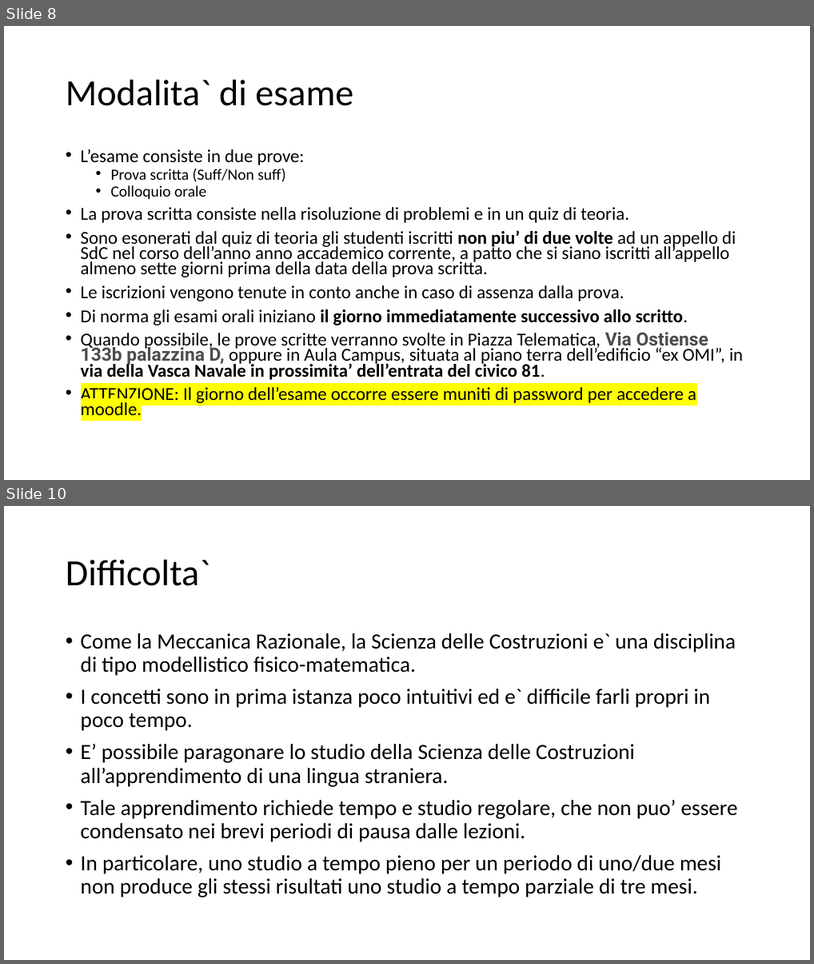
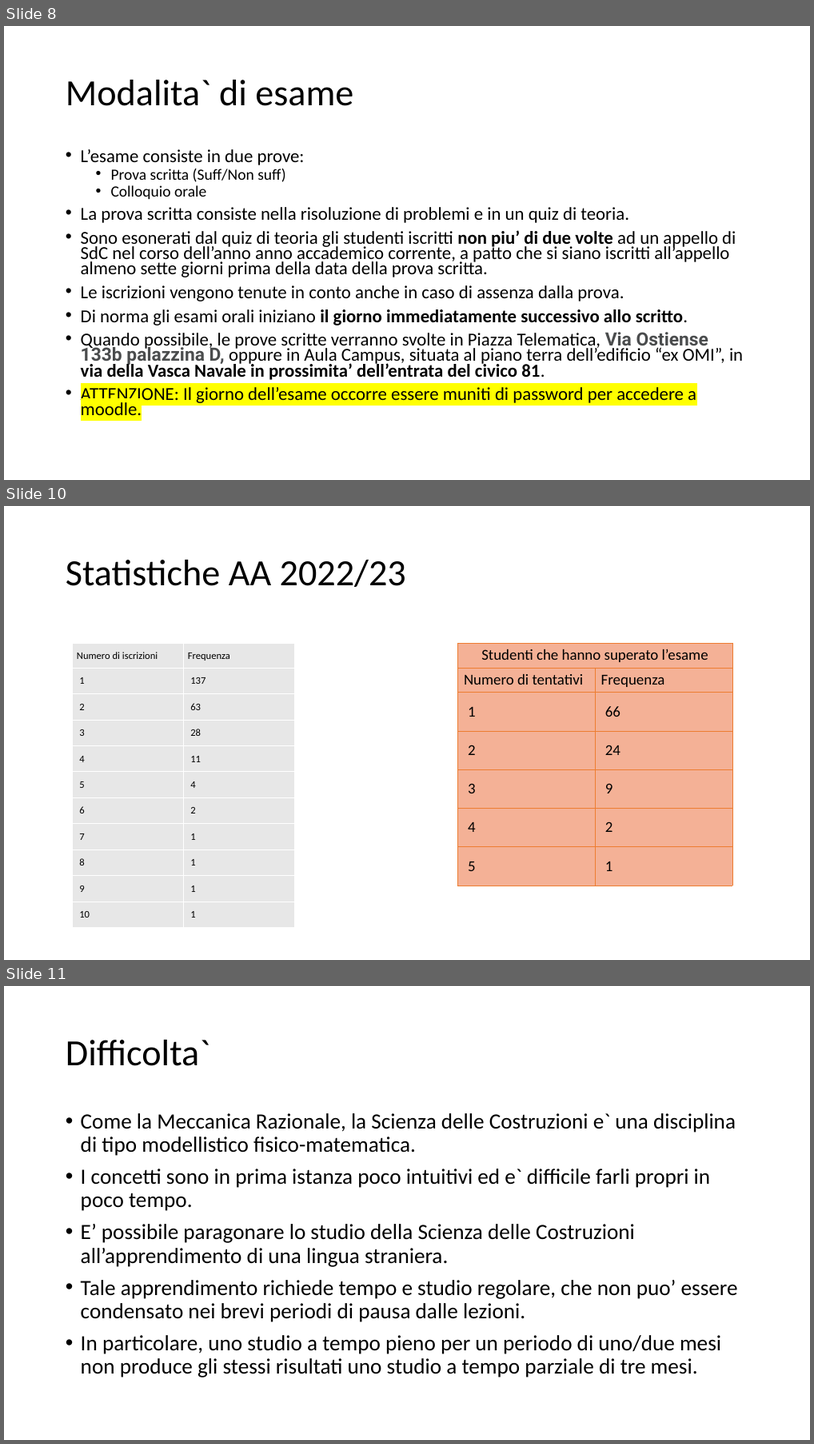
Before and after one commit to giuseppetomassetti/SdC, a slide deck: lezioni/organizzazione dell'insegnamento.pptx. Shown one above the other, each under a label of ours: slides 8 and 10 before the commit, slides 8, 10 and 11 after it; the slides between them are not shown. The pictures are 814x964 and 814x1444 pixels, drawn with LibreOffice and Linux fonts; fonts in the diff are those of the drawing. Boxes give left, top, right and bottom in pixels: in the first picture for what was removed or moved away, otherwise in the second. Text is boxed around its words. In the diff, an @@ line names an element or a change of style, - is before the commit and + after.

```diff
--- a/lezioni/organizzazione dell'insegnamento.pptx
+++ b/lezioni/organizzazione dell'insegnamento.pptx
@@ slide 10 added at <box>4,506,810,960</box>, background #FFFFFF @@
@@ title added at <box>66,560,406,587</box>, 44 pt, text #000000 @@
+Statistiche AA 2022/23
@@ table added at <box>73,643,295,925</box>, 11 rows, 2 columns @@
+ | 
+ | 
+ | 
+ | 
+ | 
+ | 
+ | 
+ | 
+ | 
+ | 
+ | 
@@ table added at <box>73,643,295,925</box>, 11 rows, 2 columns @@
+Numero di iscrizioni | Frequenza
+1 | 137
+2 | 63
+3 | 28
+4 | 11
+5 | 4
+6 | 2
+7 | 1
+8 | 1
+9 | 1
+10 | 1
@@ table added at <box>458,643,733,883</box>, 7 rows, 2 columns @@
+Studenti che hanno superato l’esame | 
+Numero di tentativi | Frequenza
+1 | 66
+2 | 24
+3 | 9
+4 | 2
+5 | 1
@@ what was slide 10 is now slide 11 @@
```
Also in this commit, not shown: 1 slide changed, 5 other files.
